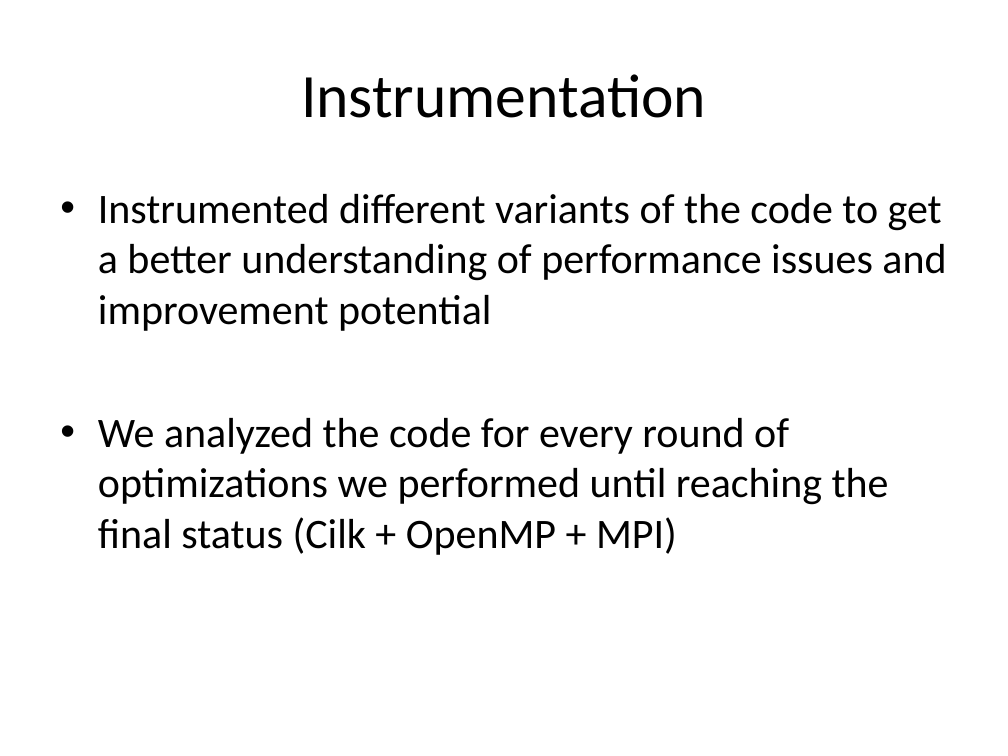
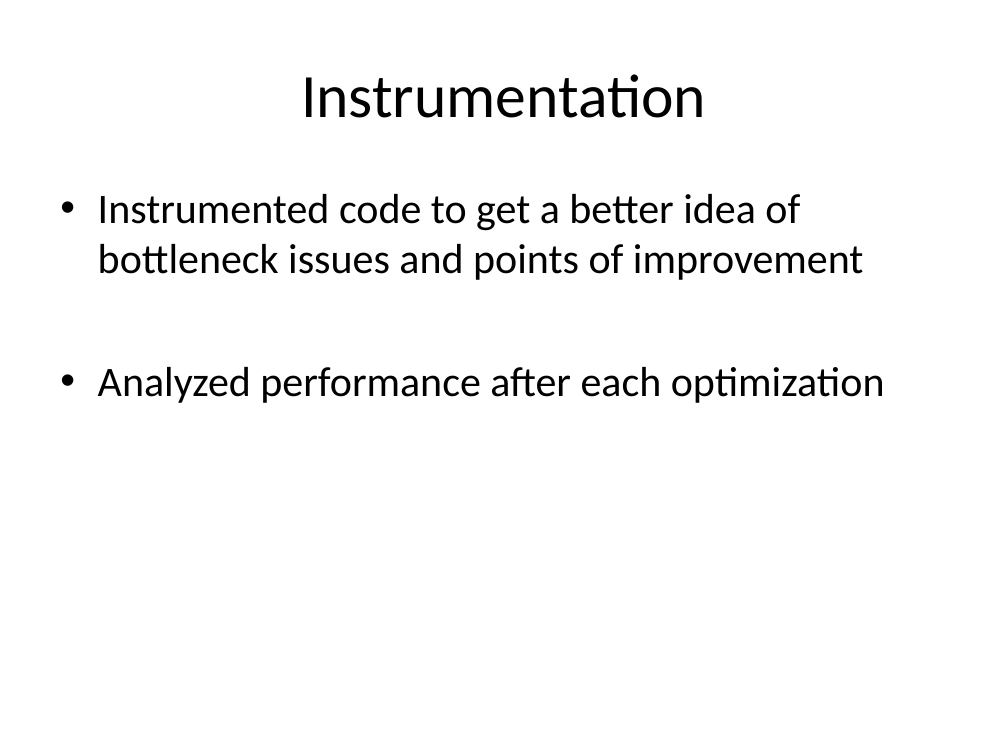
Before and after one commit to gauravk-in/hpc-lab-ws13, a slide deck: slide 3 of Project/FinalPresentaion/Presentation.ppt. Drawn at 1008x756 pixels with LibreOffice and Linux fonts; fonts in the diff are those of the drawing. Boxes give left, top, right and bottom in pixels: in the first picture for what was removed or moved away, otherwise in the second. Text is boxed around its words. In the diff, an @@ line names an element or a change of style, - is before the commit and + after.

```diff
--- a/Project/FinalPresentaion/Presentation.ppt
+++ b/Project/FinalPresentaion/Presentation.ppt
@@ text at (x1=98, y1=194, x2=885, y2=403): text changed @@
-• Instrumented different variants of the code to get a better understanding of performance issues and improvement potential
-• We analyzed the code for every round of optimizations we performed until reaching the final status (Cilk + OpenMP + MPI)
+• Instrumented code to get a better idea of bottleneck issues and points of improvement
+• Analyzed performance after each optimization
```
Also in this commit, not shown: 3 other slides changed, 8 slides added, 3 slides removed, 1 other file.
